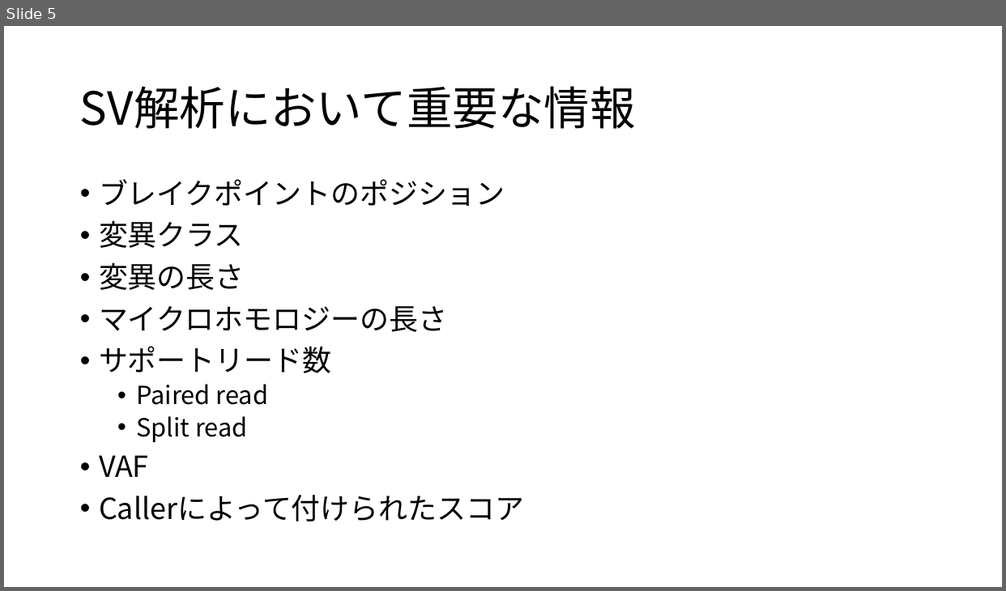
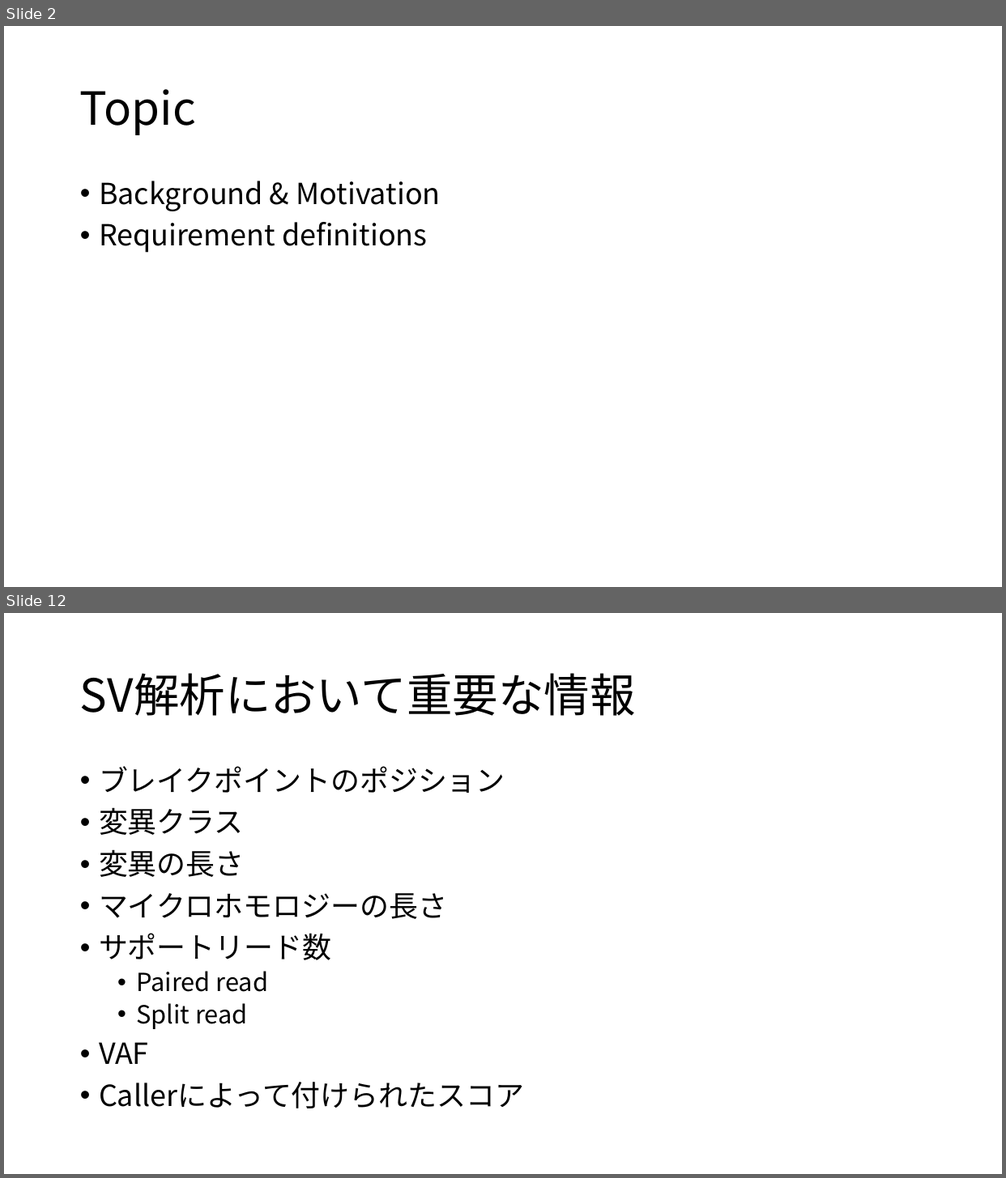
Before and after one commit to dermasugita/Viola-SV, a slide deck: resources/SV_parser.pptx. Shown one above the other, each under a label of ours: slide 5 before the commit, slides 2 and 12 after it; the slides between them are not shown. The pictures are 1006x591 and 1006x1178 pixels, drawn with LibreOffice and Linux fonts; fonts in the diff are those of the drawing. Boxes give left, top, right and bottom in pixels: in the first picture for what was removed or moved away, otherwise in the second. Text is boxed around its words. In the diff, an @@ line names an element or a change of style, - is before the commit and + after.

```diff
--- a/resources/SV_parser.pptx
+++ b/resources/SV_parser.pptx
@@ slide 2 added at (x1=4, y1=26, x2=1002, y2=587), background #FFFFFF @@
@@ title added at (x1=80, y1=89, x2=196, y2=135), 44 pt, text #000000 @@
+Topic
@@ text added at (x1=99, y1=181, x2=440, y2=253), 28 pt, text #000000 @@
+• Background & Motivation
+• Requirement definitions
@@ what was slide 5 is now slide 12 @@
```
Also in this commit, not shown: 5 slides changed, 7 other slides added, 1 slide removed, 10 other files.
